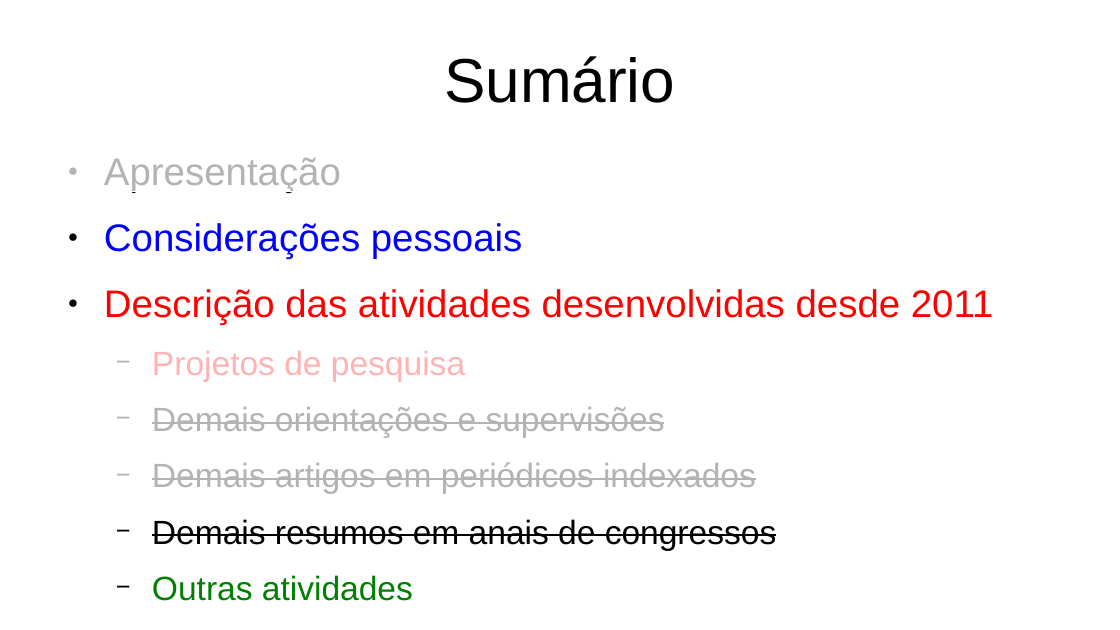
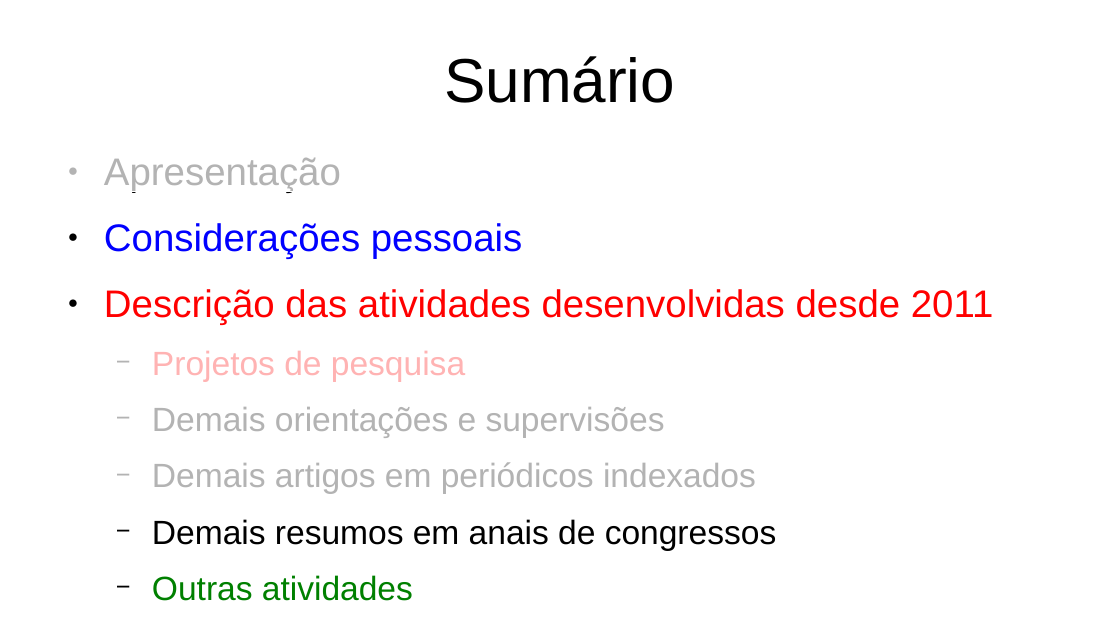
Before and after one commit to birocoles/memos, a slide deck: slide 26 of Titular_I/apresentacao/apresentacao.odp (slide 27 before the commit). Drawn at 1120x630 pixels with LibreOffice and Linux fonts; fonts in the diff are those of the drawing. Boxes give left, top, right and bottom in pixels: in the first picture for what was removed or moved away, otherwise in the second. Text is boxed around its words. In the diff, an @@ line names an element or a change of style, - is before the commit and + after.

```diff
--- a/Titular_I/apresentacao/apresentacao.odp
+++ b/Titular_I/apresentacao/apresentacao.odp
@@ text at (x1=152, y1=407, x2=777, y2=550): strikethrough off in "Demais orientações e supervisões", "Demais artigos em periódicos indexados", "Demais resumos em anais de congressos" @@
```
Also in this commit, not shown: 7 other slides changed, 1 slide removed, 3 other files.
